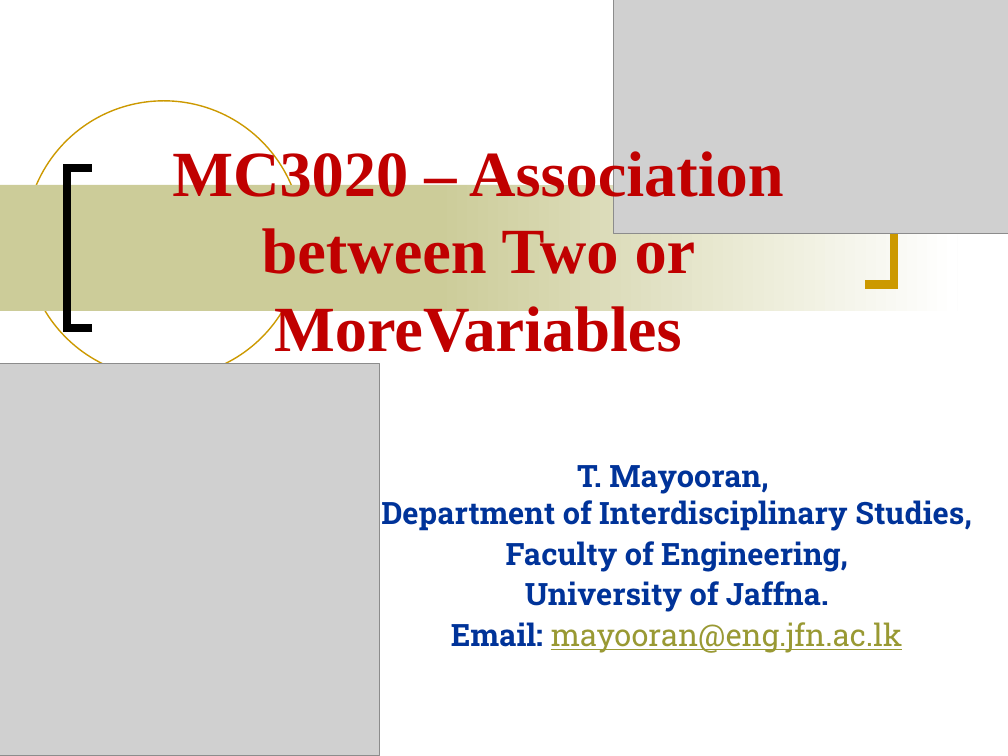
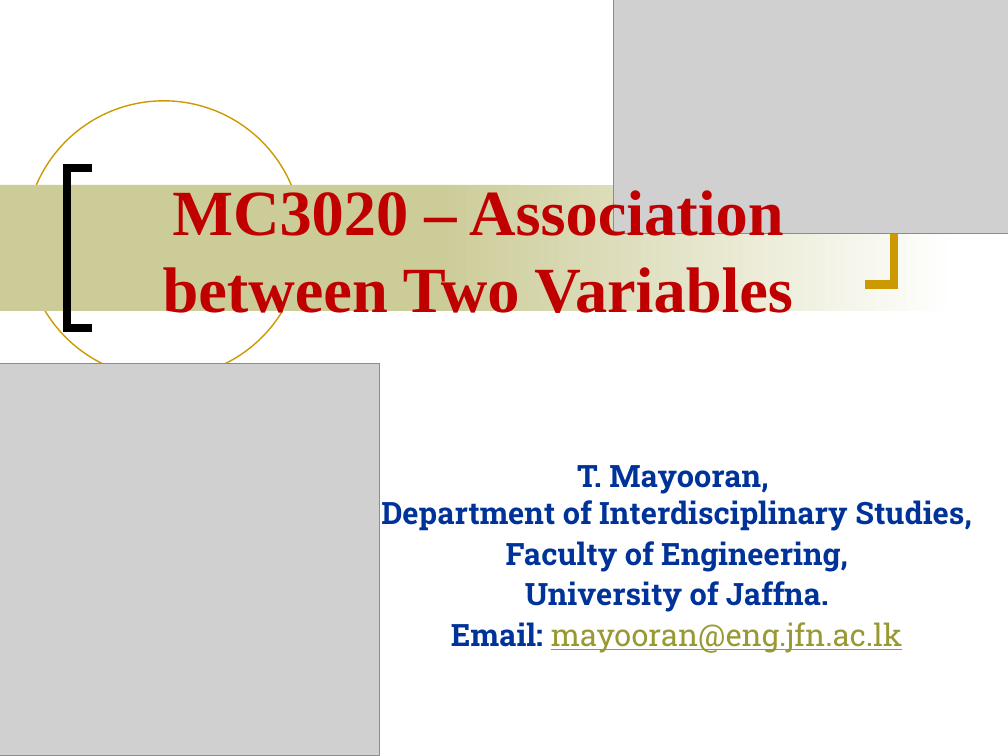
Before and after one commit to Mayooran1987/MC3020, a slide deck: slide 1 of Lect_6.pptx. Drawn at 1008x756 pixels with LibreOffice and Linux fonts; fonts in the diff are those of the drawing; grey boxes stand for pictures. Boxes give left, top, right and bottom in pixels: in the first picture for what was removed or moved away, otherwise in the second. Text is boxed around its words. In the diff, an @@ line names an element or a change of style, - is before the commit and + after.

```diff
--- a/Lect_6.pptx
+++ b/Lect_6.pptx
@@ title at [163,185,793,324]: text changed @@
-MC3020 – Association between Two or MoreVariables
+MC3020 – Association between Two Variables
```
Also in this commit, not shown: 57 other slides changed, 1 other file.
